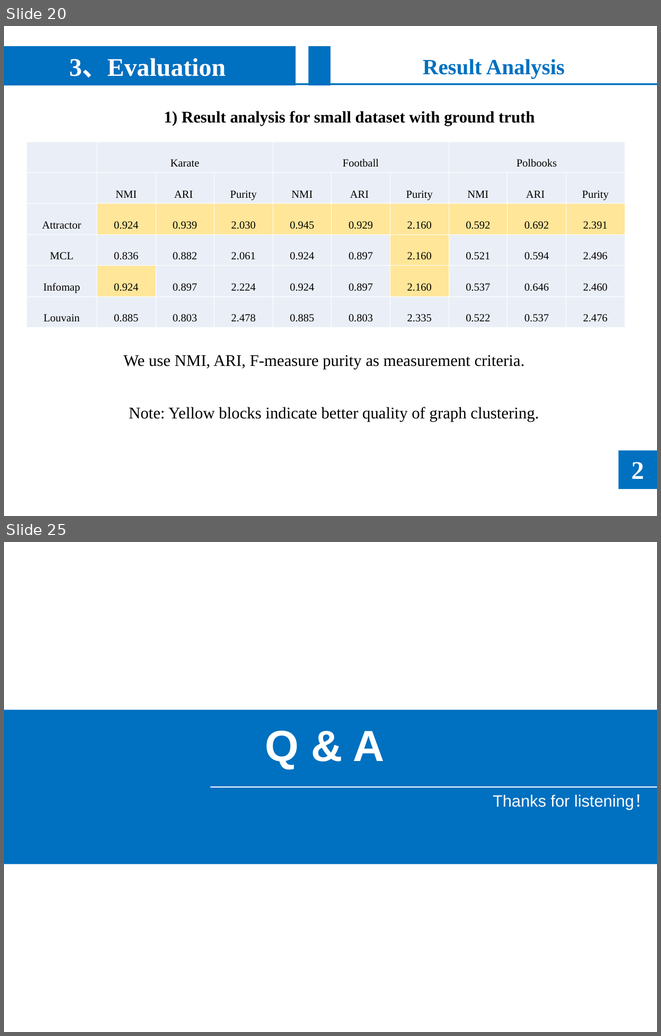
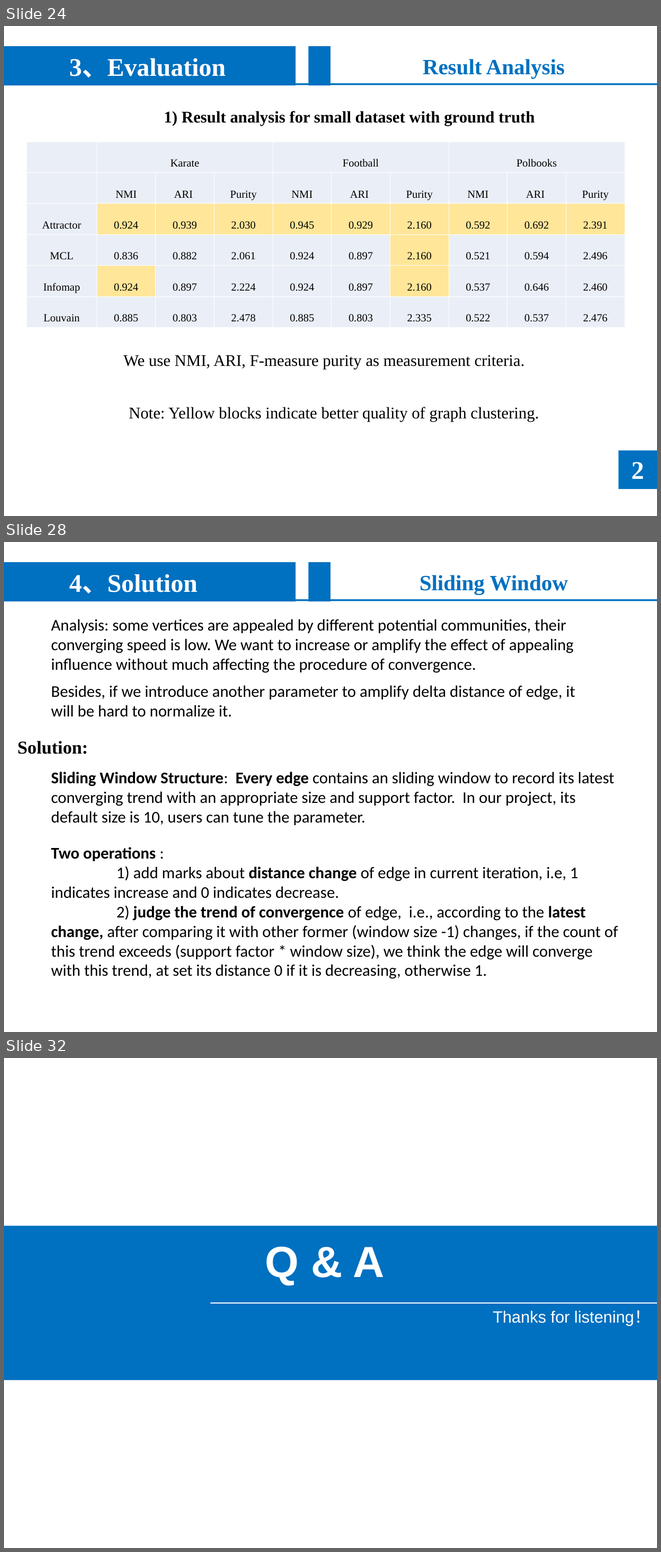
Before and after one commit to noyousjtu/Community-Detection, a slide deck: presentation/Community Detection.ppt. Shown one above the other, each under a label of ours: slides 20 and 25 before the commit, slides 24, 28 and 32 after it; the slides between them are not shown. The pictures are 661x1036 and 661x1552 pixels, drawn with LibreOffice and Linux fonts; fonts in the diff are those of the drawing; grey boxes stand for pictures. Boxes give left, top, right and bottom in pixels: in the first picture for what was removed or moved away, otherwise in the second. Text is boxed around its words. In the diff, an @@ line names an element or a change of style, - is before the commit and + after.

```diff
--- a/presentation/Community Detection.ppt
+++ b/presentation/Community Detection.ppt
@@ slide 28 added at <box>4,542,657,1032</box>, background #FFFFFF at 73% opacity @@
@@ rectangle added at <box>4,562,296,601</box>, fill #0070C0, 28 pt, text #FFFFFF, bold @@
+4、Solution
@@ rectangle added at <box>308,562,330,601</box>, fill #0070C0 @@
@@ text added at <box>420,575,568,594</box>, 24 pt, text #0070C0, bold @@
+Sliding Window
@@ line added from (4, 600) to (657, 600), #0070C0 2.01 pt @@
@@ text added at <box>51,619,574,673</box>, 18 pt, text #000000 @@
+Analysis: some vertices are appealed by different potential communities, their converging speed is low. We want to increase or amplify the effect of appealing influence without much affecting the procedure of convergence.
@@ text added at <box>51,685,575,717</box>, 18 pt, text #000000 @@
+Besides, if we introduce another parameter to amplify delta distance of edge, it will be hard to normalize it.
@@ text added at <box>17,741,88,754</box>, 20 pt, text #000000, bold @@
+Solution:
@@ text added at <box>51,771,615,825</box>, 18 pt, text #000000 @@
+Sliding Window Structure: Every edge contains an sliding window to record its latest converging trend with an appropriate size and support factor. In our project, its default size is 10, users can tune the parameter.
@@ text added at <box>51,847,618,979</box>, 18 pt, text #000000 @@
+Two operations :
+1) add marks about distance change of edge in current iteration, i.e, 1 indicates increase and 0 indicates decrease.
+2) judge the trend of convergence of edge, i.e., according to the latest change, after comparing it with other former (window size -1) changes, if the count of this trend exceeds (support factor * window size), we think the edge will converge with this trend, at set its distance 0 if it is decreasing, otherwise 1.
@@ what was slide 20 is now slide 24 @@
@@ what was slide 25 is now slide 32 @@
```
Also in this commit, not shown: 10 slides changed, 8 other slides added, 2 slides removed, 1 other file.
